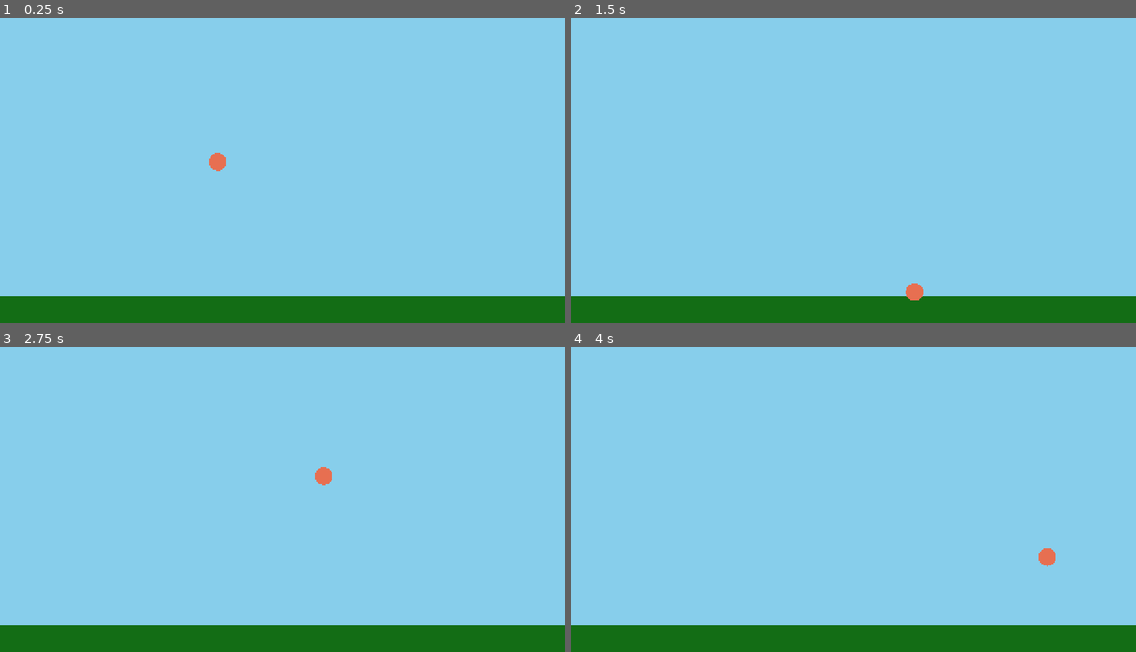
Above: before the commit, frames 1-4 (two rows, left to right).
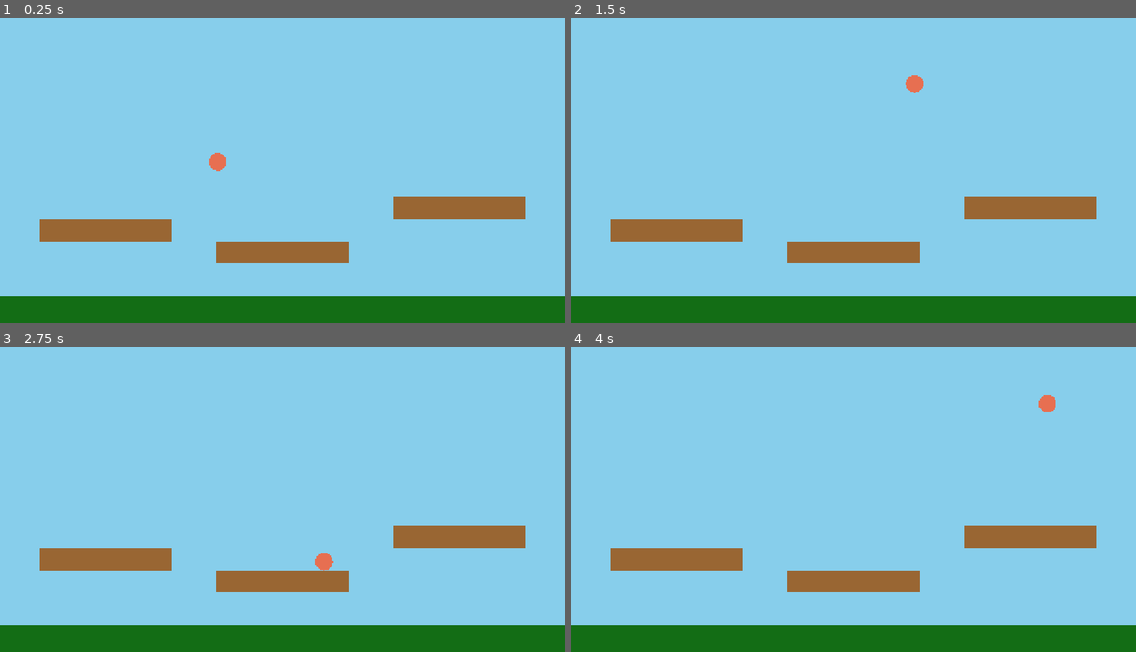
Above: after the commit, the same moments.

Repository: tjrink/WindPrototype
Game: Godot game, scene res://main_scene.tscn
Same seed, same stepped clock (60 frames per second), same inputs: the game is played once before the commit and once after it.
Inputs:
- Up to frame 1 (0.25 s): no input
- Up to frame 2 (1.5 s): tap Enter (ui_accept) at 0.5, 0.77 s; hold Right (ui_right) from 0.53 s (still down)
- Up to frame 3 (2.75 s): tap Enter (ui_accept) at 1.52 s; release Right (ui_right) at 2.03 s; hold Left (ui_left) from 2.03 s (still down)
- Up to frame 4 (4 s): release Left (ui_left) at 2.78 s; hold Right (ui_right) from 2.78 s (still down); tap Enter (ui_accept) at 3.02, 3.77 s

The runs differ from the first frame. In frame 1, 5.1% of the frame differs, in the area x 7-93%, y 58-81%; in frame 2, 5.4%; in frame 3, 5.4%, in the area x 7-93%, y 39-81%; in frame 4, 5.4%.

Commit message:
Platforms now appear in specified locations

Diff:
--- a/platform.gd
+++ b/platform.gd
@@ -7,9 +7,6 @@
 @export var cycle_speed: float = 1.0
 
 func _ready() -> void:
-	print("✅ PLATFORM _READY() FIRED! Instantiation SUCCESSFUL.")
-	print("  Position: ", position)
-	print("  Width: ", platform_width, " Height: ", platform_height)
 	setup_initial_size()
 
 func setup_initial_size():
@@ -17,12 +14,24 @@
 	var rect = $PlatformRect
 	var collision = $PlatformCollision
 
-	# Set the visual rectangle size
+	# IMPORTANT: RectangleShape2D uses its size as the FULL width/height
+	# NOT half-extents like some other engines
+
+	# Set the collision shape size first
+	var shape = collision.shape as RectangleShape2D
+	if shape == null:
+		push_error("Platform collision shape is not a RectangleShape2D!")
+		return
+	shape.size = Vector2(platform_width, platform_height)
+
+	# CollisionShape2D with RectangleShape2D is centered at (0,0) by default
+	# So we position the CollisionShape2D node at the platform's center
+	collision.position = Vector2(0, 0)
+
+	# Now set up the visual to match
+	# ColorRect uses top-left positioning, so offset it to center it
 	rect.size = Vector2(platform_width, platform_height)
-	# Center the rectangle on the platform's origin
 	rect.position = Vector2(-platform_width / 2, -platform_height / 2)
 
-	# Set the collision shape size
-	var shape = collision.shape as RectangleShape2D
-	shape.size = Vector2(platform_width, platform_height)
-	# Collision shape is already centered by default
+	# Set a visible color (brown/tan for platforms)
+	rect.color = Color(0.6, 0.4, 0.2, 1.0)
--- a/platform_spawner.gd
+++ b/platform_spawner.gd
@@ -4,30 +4,32 @@
 const PLATFORM_SCENE = preload("res://platform.tscn")
 
 # Define the level layout data using FLOAT values (e.g., 50.0 instead of 50)
+# NOTE: Y coordinates - smaller Y = higher on screen
+# Ground is at Y=300, so platforms should be ABOVE that (smaller Y values)
 const PLATFORM_DATA = [
-	# Platform 1: x, y, width, height, max_travel, cycle_speed
+	# Platform 1: Near the player position for easy testing
 	{
-		"x": 100.0,
-		"y": 500.0,
+		"x": 0.0,      # Center of screen
+		"y": 200.0,    # Above ground (ground is at 300)
 		"width": 300.0,
 		"height": 50.0,
 		"travel": 50.0,
 		"speed": 1.0
 	},
-	# Platform 2
+	# Platform 2: To the right
 	{
-		"x": 450.0,
-		"y": 450.0,
-		"width": 200.0,
+		"x": 400.0,
+		"y": 100.0,    # Higher up
+		"width": 300.0,
 		"height": 50.0,
 		"travel": 100.0,
 		"speed": 0.5
 	},
-	# Platform 3
+	# Platform 3: To the left
 	{
-		"x": 800.0,
-		"y": 400.0,
-		"width": 400.0,
+		"x": -400.0,
+		"y": 150.0,    # Mid height
+		"width": 300.0,
 		"height": 50.0,
 		"travel": 75.0,
 		"speed": 1.5
@@ -35,26 +37,26 @@
 ]
 
 func _ready() -> void:
-	print("Spawner starting")
-	spawn_all_platforms()
-	print("Spawner complete")
+	# Use call_deferred to ensure scene tree is fully ready
+	call_deferred("spawn_all_platforms")
 
 func spawn_all_platforms():
-	for data in PLATFORM_DATA:
+
+	for i in range(PLATFORM_DATA.size()):
+		var data = PLATFORM_DATA[i]
+
 		# 1. Instantiate the scene template
 		var platform_instance = PLATFORM_SCENE.instantiate()
-		print(platform_instance)
 
-		# 2. Set the built-in position property
+
+		# 2. Set the built-in position property BEFORE adding to tree
 		platform_instance.position = Vector2(data.x, data.y)
 
-		# 3. Set the custom exported variables defined in platform.gd
+		# 3. Set the custom exported variables defined in platform.gd BEFORE adding to tree
 		platform_instance.platform_width = data.width
 		platform_instance.platform_height = data.height
-
-		#Sets movement variables for platforms from data
 		platform_instance.max_travel = data.travel
 		platform_instance.cycle_speed = data.speed
 
-		#Add platform to main scene
+		# 4. Add platform to scene tree (this should trigger _ready())
 		get_parent().add_child(platform_instance)
--- a/player.tscn
+++ b/player.tscn
@@ -4,6 +4,7 @@
 [ext_resource type="Script" uid="uid://dgua42ram6awp" path="res://DrawCircle.gd" id="2_onrkg"]
 
 [sub_resource type="CircleShape2D" id="CircleShape2D_i3pqv"]
+radius = 20.0
 
 [node name="Player" type="CharacterBody2D" groups=["player"]]
 script = ExtResource("1_4flbx")
